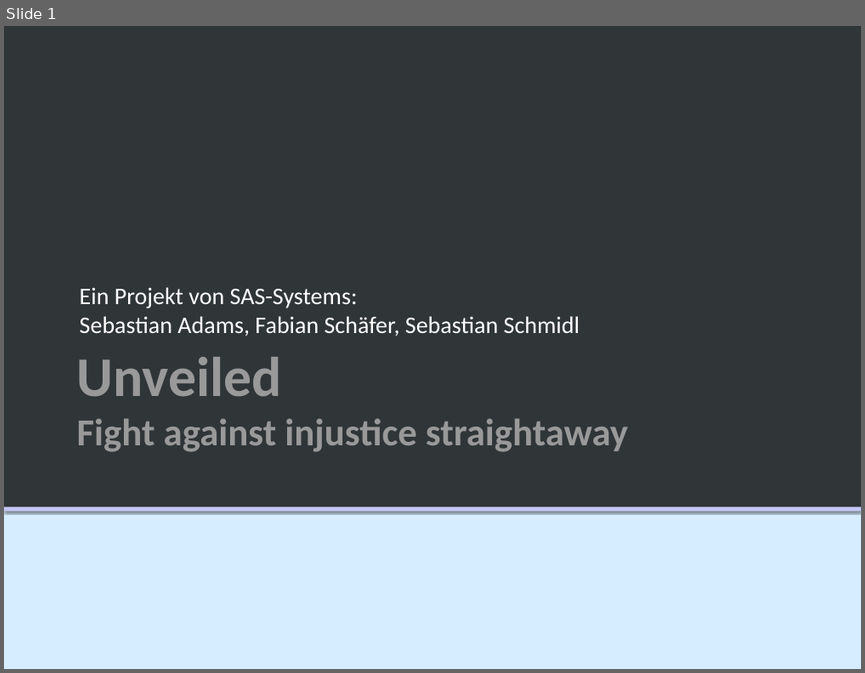
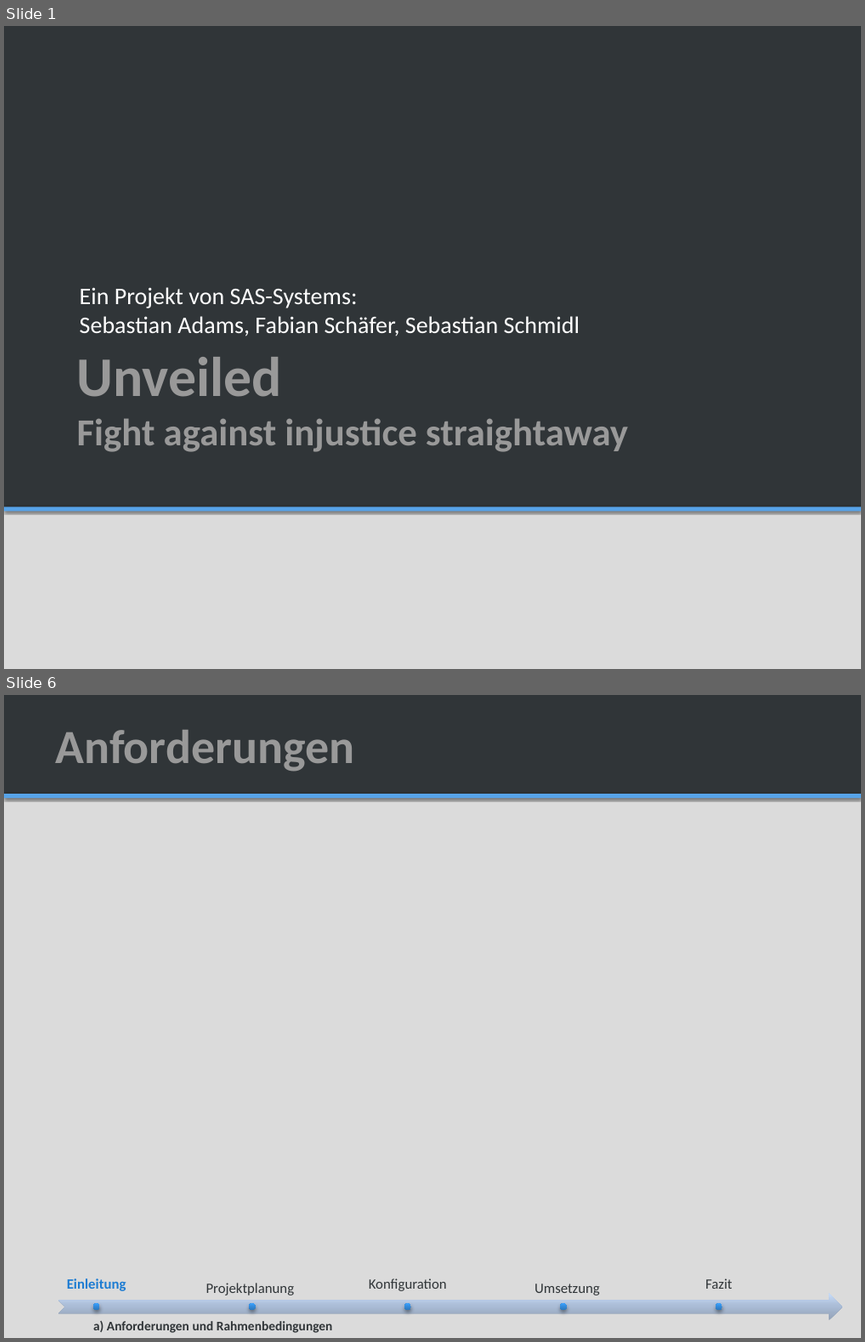
Before and after one commit to SAS-Systems/Unveiled-Documentation, a slide deck: Unveiled_MidtermPresentation.pptx. Shown one above the other, each under a label of ours: slide 1 before the commit, slides 1 and 6 after it; the slides between them are not shown. The pictures are 865x673 and 865x1342 pixels, drawn with LibreOffice and Linux fonts; fonts in the diff are those of the drawing; background and template pictures are left out. Boxes give left, top, right and bottom in pixels: in the first picture for what was removed or moved away, otherwise in the second. Text is boxed around its words. In the diff, an @@ line names an element or a change of style, - is before the commit and + after.

```diff
--- a/Unveiled_MidtermPresentation.pptx
+++ b/Unveiled_MidtermPresentation.pptx
@@ slide 6 added at box(4, 695, 861, 1338), background #DBDBDB; not listed: 1 template element that a slide beside it also shows @@
@@ rectangle added at box(4, 695, 861, 794), fill #303538 @@
@@ title added at box(55, 730, 354, 771), 40 pt, text #999999, bold @@
+Anforderungen
@@ group added at box(59, 1278, 843, 1320): 5 texts, 5 ellipses, 1 notched right arrow @@
+Einleitung
+Projektplanung
+Konfiguration
+Umsetzung
+Fazit
@@ text added at box(93, 1321, 333, 1333), 11 pt, text #303538, bold @@
+a) Anforderungen und Rahmenbedingungen
@@ slide 1 changed as well @@
@@ background #D6EDFF to #DBDBDB @@
@@ rectangle at box(4, 506, 861, 511): fill #C6C5F5 to #57A3E8 @@
```
Also in this commit, not shown: 1 other slide changed, 11 other slides added, 2 slides removed.
